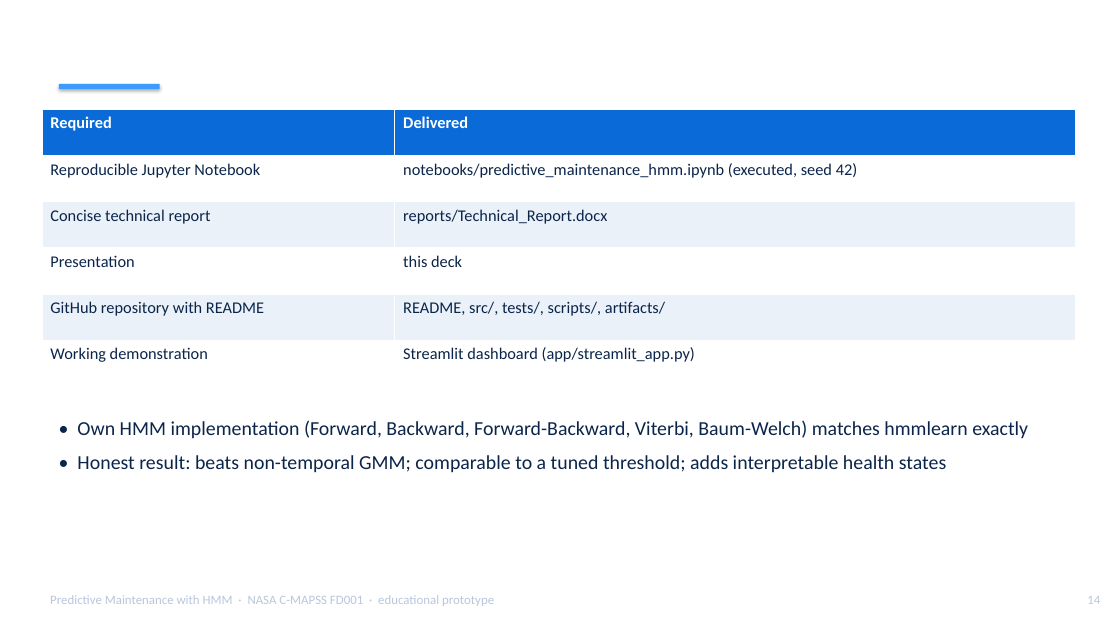
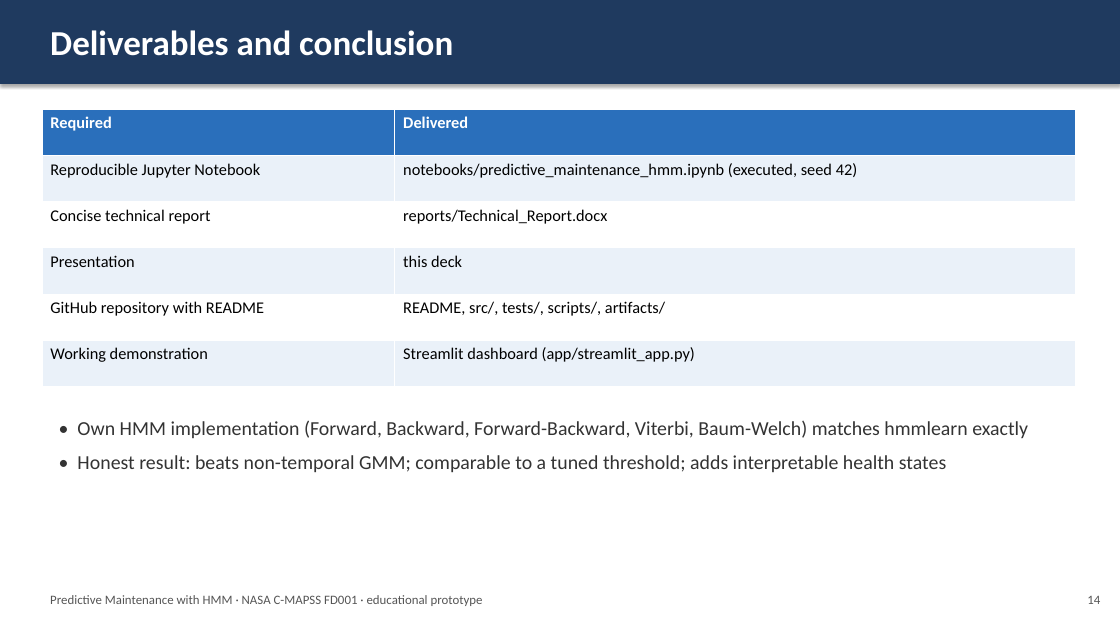
Before and after one commit to Ishita09-prog/predictive-maintenance-hmm, a slide deck: slide 14 of reports/Presentation.pptx. Drawn at 1120x630 pixels with LibreOffice and Linux fonts; fonts in the diff are those of the drawing; background and template pictures are left out. Boxes give left, top, right and bottom in pixels: in the first picture for what was removed or moved away, otherwise in the second. Text is boxed around its words. In the diff, an @@ line names an element or a change of style, - is before the commit and + after.

```diff
--- a/reports/Presentation.pptx
+++ b/reports/Presentation.pptx
@@ rectangle added at (0, 0, 1120, 84), fill #1F3A5F @@
@@ text "Deliverables and conclusion" rewrapped from (50, 25, 1059, 84) to (50, 30, 453, 56) @@
@@ rectangle removed at (59, 84, 160, 89) @@
@@ table at (42, 109, 1075, 386) @@
@@ fill #0A6AD8 to #2A6FBB in row 1 @@
@@ fill #FFFFFF to #EAF1F9 in 6 cells @@
@@ fill #EAF1F9 to #FFFFFF in 4 cells @@
@@ text colour #0B254A to #000000 @@
@@ rounded rectangle removed at (34, 399, 1075, 525) @@
@@ text "• Own HMM implementation (Forward, ..." at (77, 420, 1028, 472): text colour #0B254A to #333333 @@
@@ text "Predictive Maintenance with HMM · ..." at (50, 595, 483, 606): text colour #B8C7DC to #555555 @@
@@ text "14" at (1087, 596, 1100, 604): text colour #B8C7DC to #555555 @@
```
Also in this commit, not shown: 13 other slides changed.
